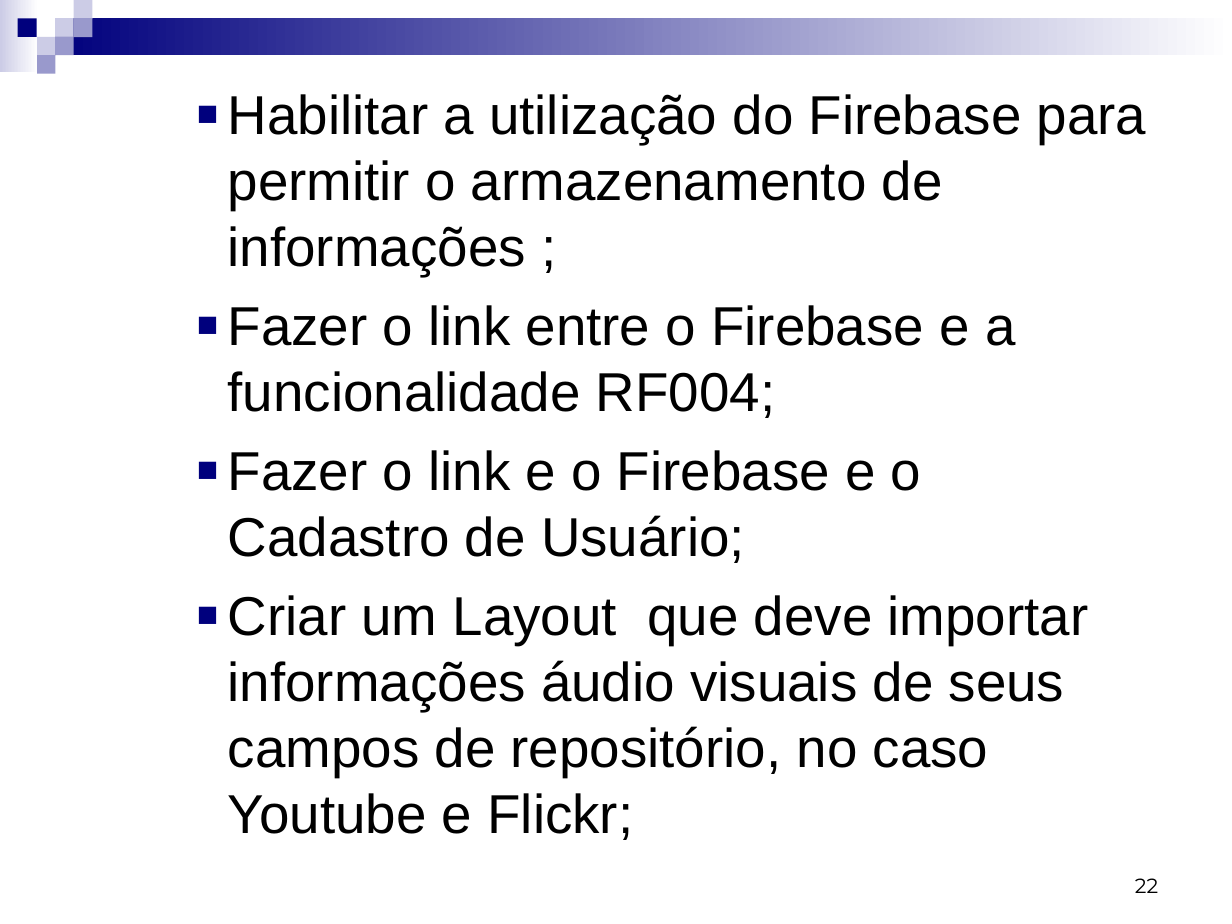
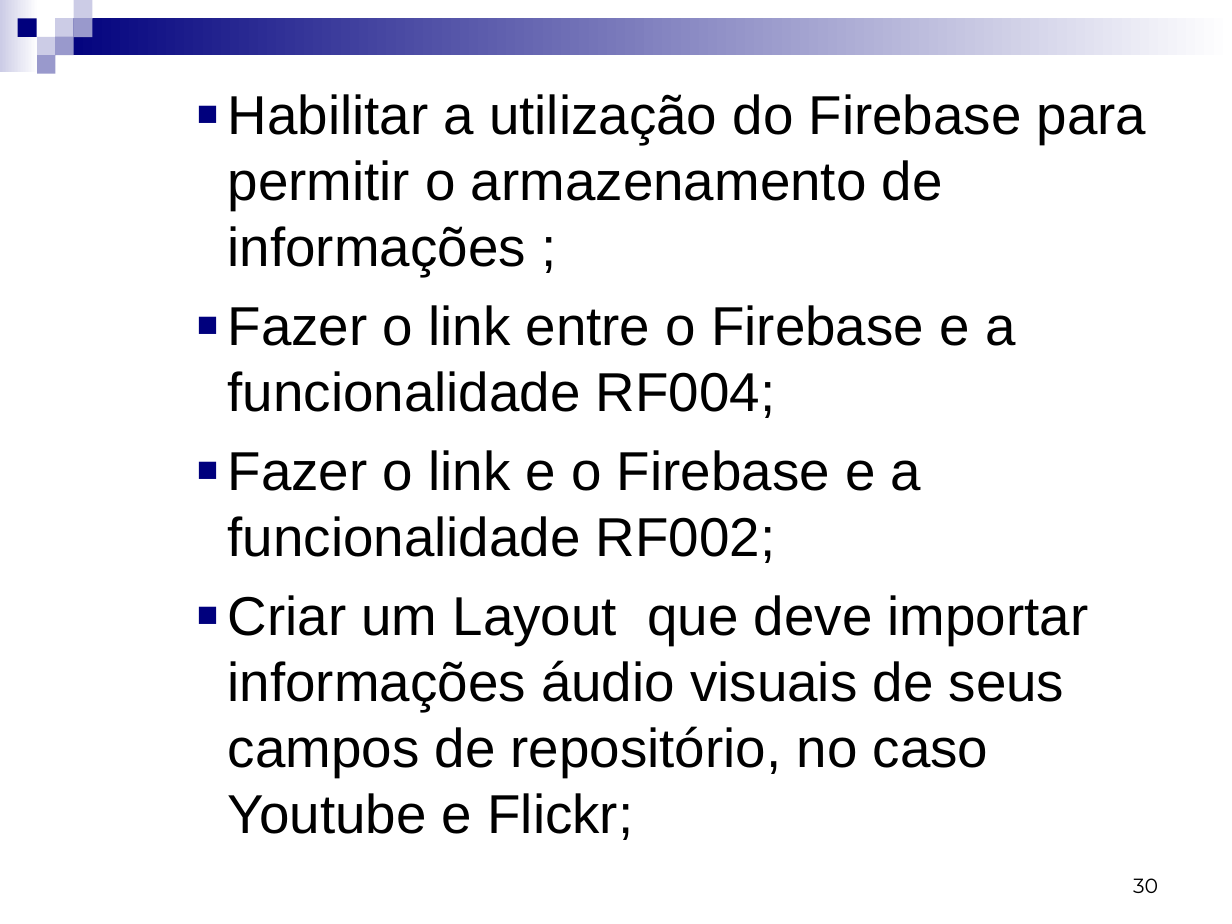
Before and after one commit to Gabrielfgrd/CamaraRB, a slide deck: slide 30 of Documentos/Documentos das aulas/Apresentação para o dia 10.ppt (slide 22 before the commit). Drawn at 1232x924 pixels with LibreOffice and Linux fonts; fonts in the diff are those of the drawing. Boxes give left, top, right and bottom in pixels: in the first picture for what was removed or moved away, otherwise in the second. Text is boxed around its words. In the diff, an @@ line names an element or a change of style, - is before the commit and + after.

```diff
--- a/Documentos/Documentos das aulas/Apresentação para o dia 10.ppt
+++ b/Documentos/Documentos das aulas/Apresentação para o dia 10.ppt
@@ text at (x1=228, y1=450, x2=921, y2=563): text changed @@
-    ■ Fazer o link e o Firebase e o Cadastro de Usuário;
+    ■ Fazer o link e o Firebase e a funcionalidade RF002;
@@ page number at (x1=1133, y1=878, x2=1158, y2=893): text changed @@
-22
+30
```
Also in this commit, not shown: 13 other slides changed, 10 slides added, 2 slides removed, 49 other files.
